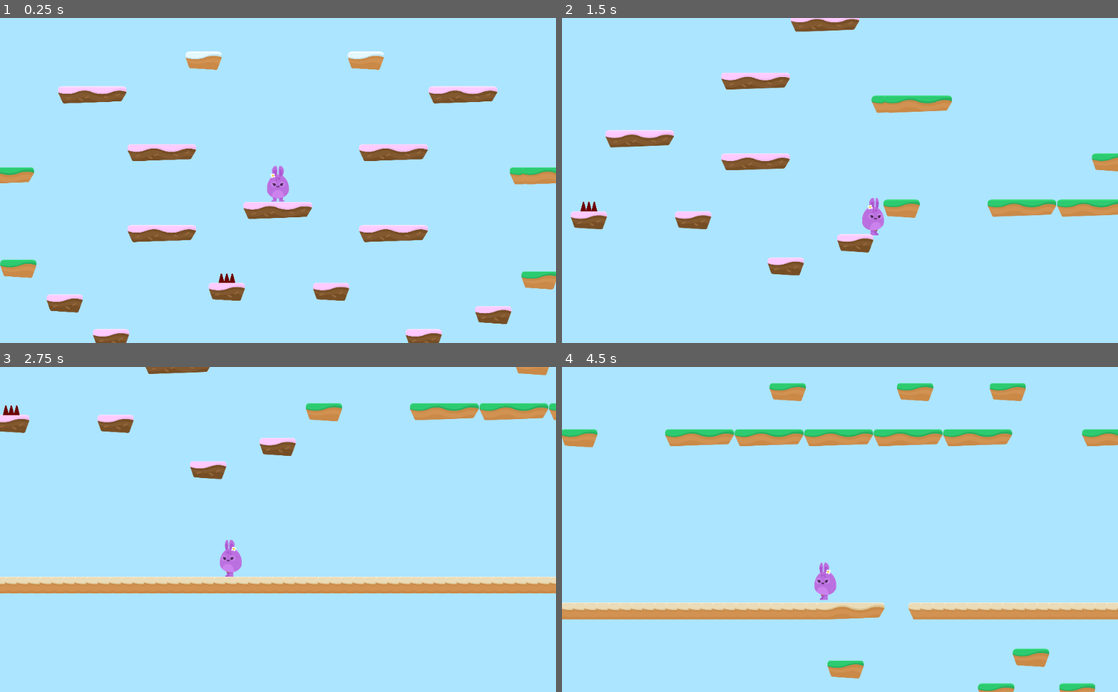
Above: before the commit, frames 1-4 (two rows, left to right).
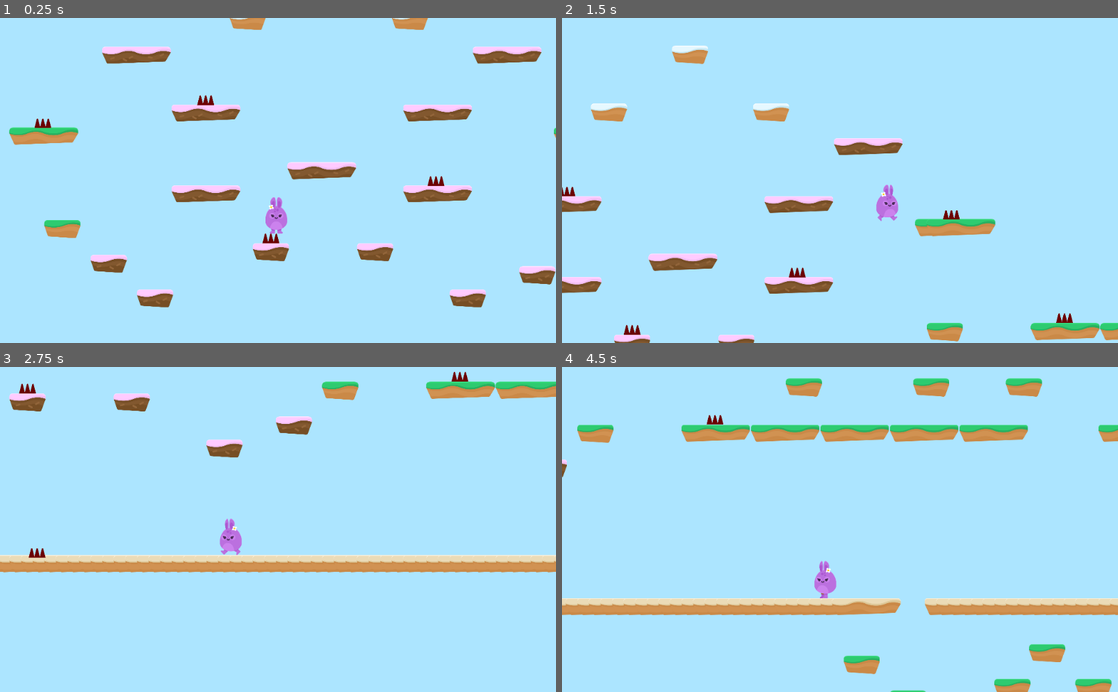
Above: after the commit, the same moments.

Repository: alexandrepeluchi/godot-udemy
Game: Godot game, scene res://Levels/Level1.tscn
Same seed, same stepped clock (60 frames per second), same inputs: the game is played once before the commit and once after it.
Inputs:
- Up to frame 1 (0.25 s): no input
- Up to frame 2 (1.5 s): hold D (right) from 0.53 s (still down); tap W (jump) at 0.77 s
- Up to frame 3 (2.75 s): tap W (jump) at 1.52 s; release D (right) at 2.03 s; hold A (left) from 2.03 s (still down)
- Up to frame 4 (4.5 s): release A (left) at 2.78 s; hold D (right) 2.78-4.28 s; tap W (jump) at 3.02, 3.77 s; hold A (left) from 4.28 s (still down)

The runs differ from the first frame. In frame 1, 16% of the frame differs, in the area x 0-100%, y 0-100%; in frame 2, 13%; in frame 3, 17%, in the area x 0-100%, y 0-70%; in frame 4, 12%.

Commit message:
Adicionando alguns espinhos pelo mapa

Diff:
--- a/Hoppy Days/Levels/Level1.tscn
+++ b/Hoppy Days/Levels/Level1.tscn
@@ -7,7 +7,7 @@
 [node name="Level1" type="Node2D"]
 
 [node name="Player" parent="." instance=ExtResource( 1 )]
-position = Vector2( 511.814, 233.636 )
+position = Vector2( 292.689, 377.112 )
 collision_mask = 6
 
 [node name="TileMap" type="TileMap" parent="."]
@@ -20,3 +20,21 @@
 
 [node name="SpikeTop" parent="Hazards" instance=ExtResource( 3 )]
 position = Vector2( 229.306, 806.35 )
+
+[node name="SpikeTop2" parent="Hazards" instance=ExtResource( 3 )]
+position = Vector2( 1141.49, 488.849 )
+
+[node name="SpikeTop3" parent="Hazards" instance=ExtResource( 3 )]
+position = Vector2( 1993.2, 168.83 )
+
+[node name="SpikeTop5" parent="Hazards" instance=ExtResource( 3 )]
+position = Vector2( -1030.61, 168.83 )
+
+[node name="SpikeTop6" parent="Hazards" instance=ExtResource( 3 )]
+position = Vector2( -131.031, 40.3176 )
+
+[node name="SpikeTop7" parent="Hazards" instance=ExtResource( 3 )]
+position = Vector2( 282.223, 1716.01 )
+
+[node name="SpikeTop4" parent="Hazards" instance=ExtResource( 3 )]
+position = Vector2( 2618.12, 740.834 )
